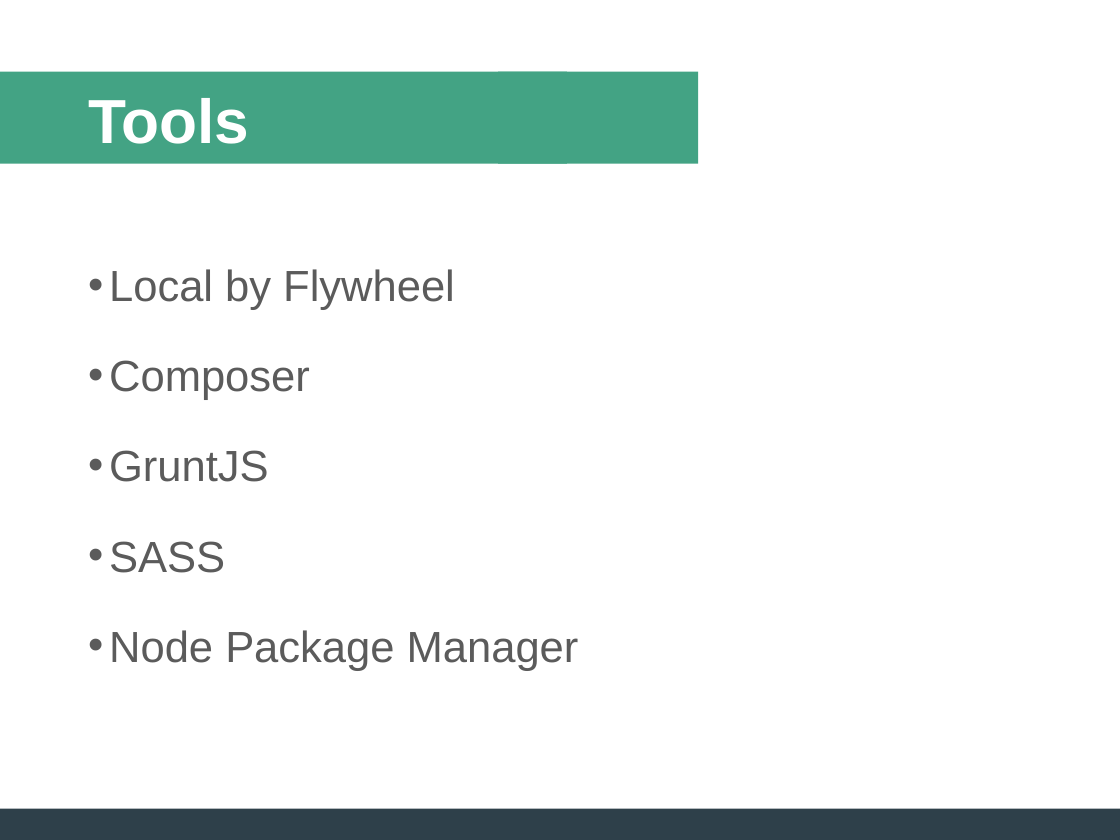
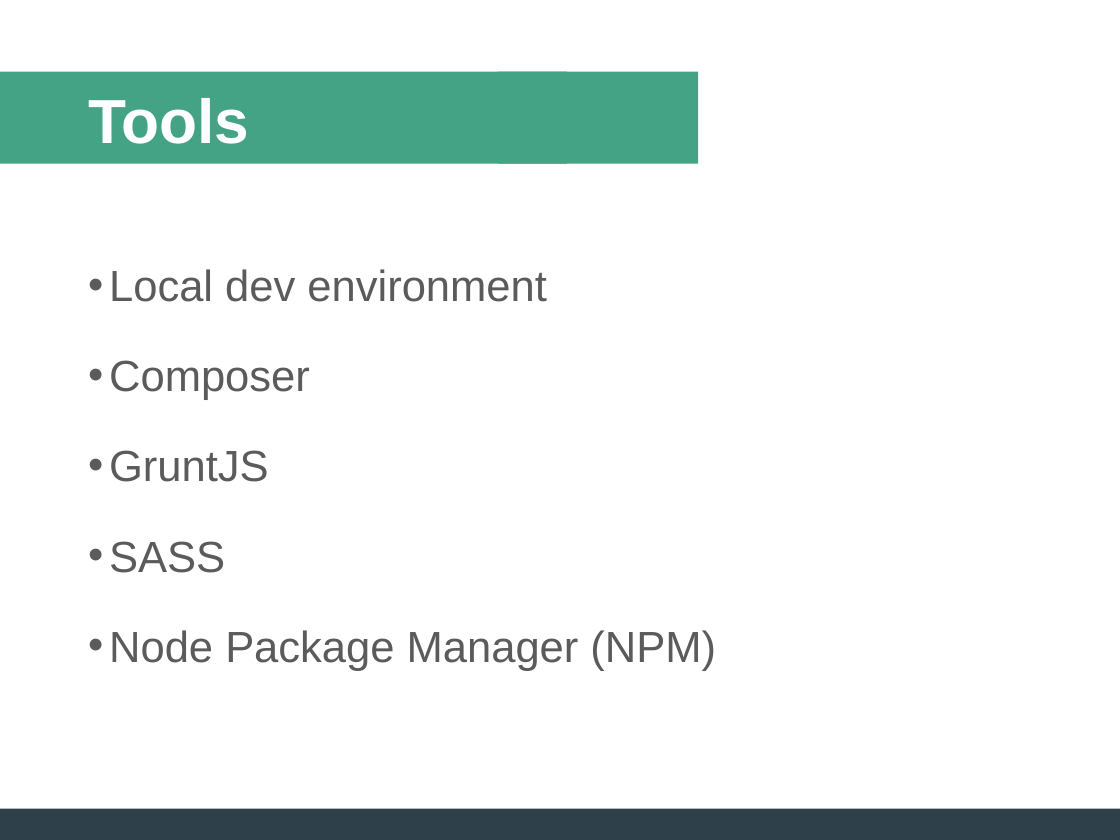
Before and after one commit to ZachWatkins/Presentation-Building-Deploying-Maintaining-WordPress-Sites, a slide deck: slide 6 of WordPress-Presentation.pptx. Drawn at 1120x840 pixels with LibreOffice and Linux fonts; fonts in the diff are those of the drawing. Boxes give left, top, right and bottom in pixels: in the first picture for what was removed or moved away, otherwise in the second. Text is boxed around its words. In the diff, an @@ line names an element or a change of style, - is before the commit and + after.

```diff
--- a/WordPress-Presentation.pptx
+++ b/WordPress-Presentation.pptx
@@ text at [109, 269, 546, 302]: text changed @@
-• Local by Flywheel
+• Local dev environment
@@ text at [109, 630, 716, 671]: text changed @@
-• Node Package Manager
+• Node Package Manager (NPM)
```
Also in this commit, not shown: 13 other slides changed, 4 slides added.
